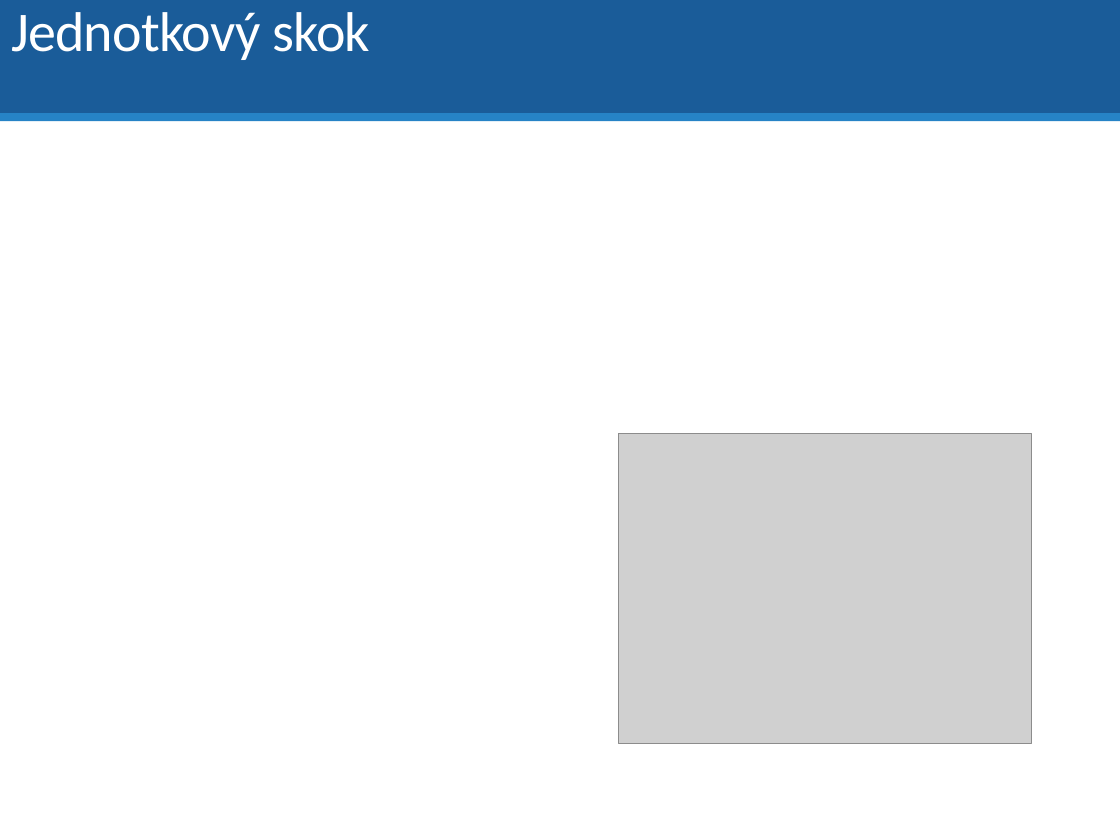
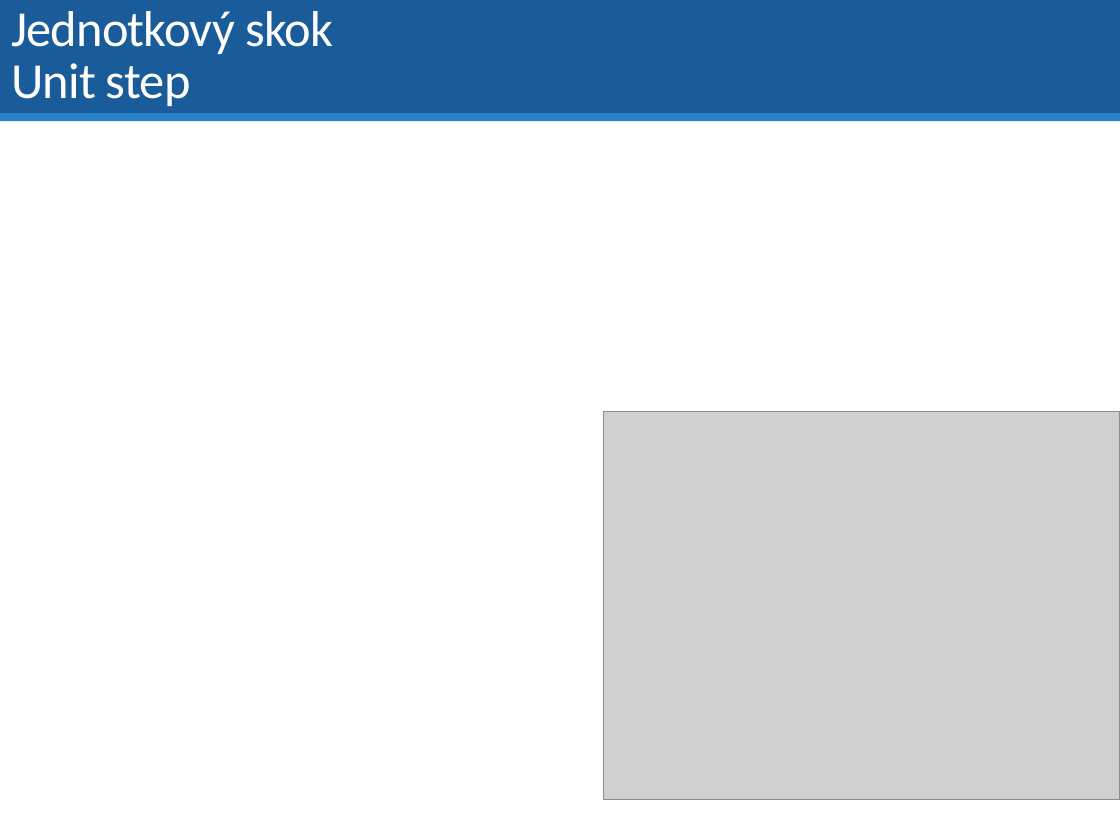
Before and after one commit to dodekm/TeamProjektKybernetika, a slide deck: slide 20 of Nove prednasky/P01_dynamika_dif_rovnice_LPT_prenosova_funkcia_modelovanie.pptx (slide 22 before the commit). Drawn at 1120x840 pixels with LibreOffice and Linux fonts; fonts in the diff are those of the drawing; grey boxes stand for pictures. Boxes give left, top, right and bottom in pixels: in the first picture for what was removed or moved away, otherwise in the second. Text is boxed around its words. In the diff, an @@ line names an element or a change of style, - is before the commit and + after.

```diff
--- a/Nove prednasky/P01_dynamika_dif_rovnice_LPT_prenosova_funkcia_modelovanie.pptx
+++ b/Nove prednasky/P01_dynamika_dif_rovnice_LPT_prenosova_funkcia_modelovanie.pptx
@@ title at box(11, 11, 333, 106): text changed; size 36 to 32.4 pt @@
-Jednotkový skok
+Jednotkový skok
+Unit step
@@ picture: place and size @@
-picture at box(618, 433, 1032, 744)
+picture at box(604, 412, 1120, 800)
```
Also in this commit, not shown: 14 other slides changed, 6 slides added, 2 slides removed, 7 other files.
